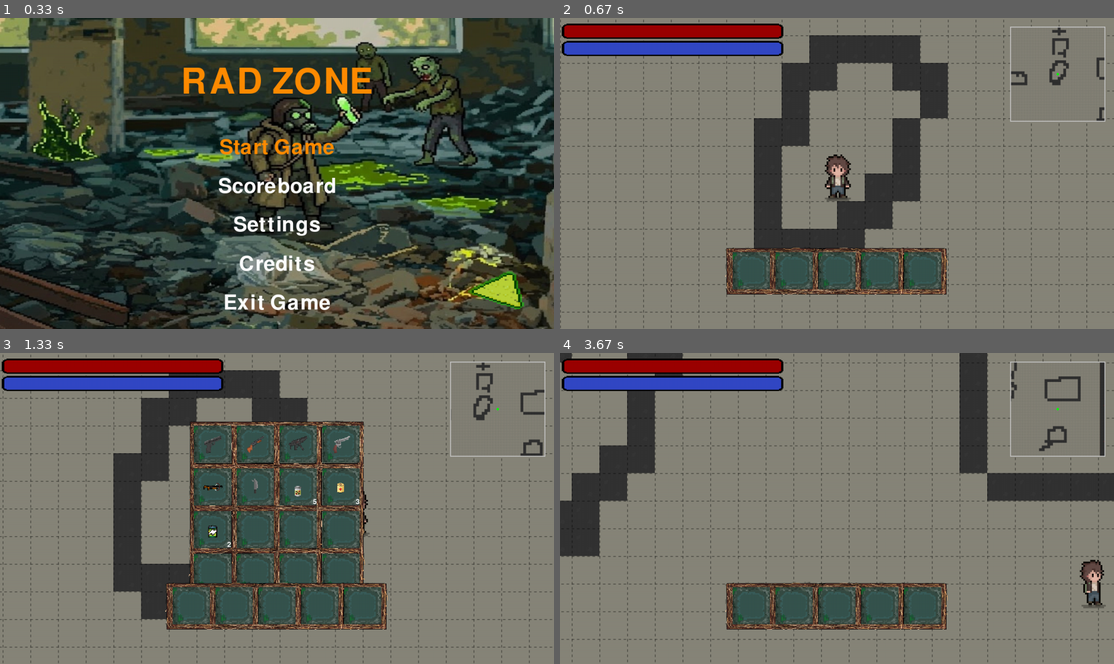
Above: before the commit, frames 1-4 (two rows, left to right).
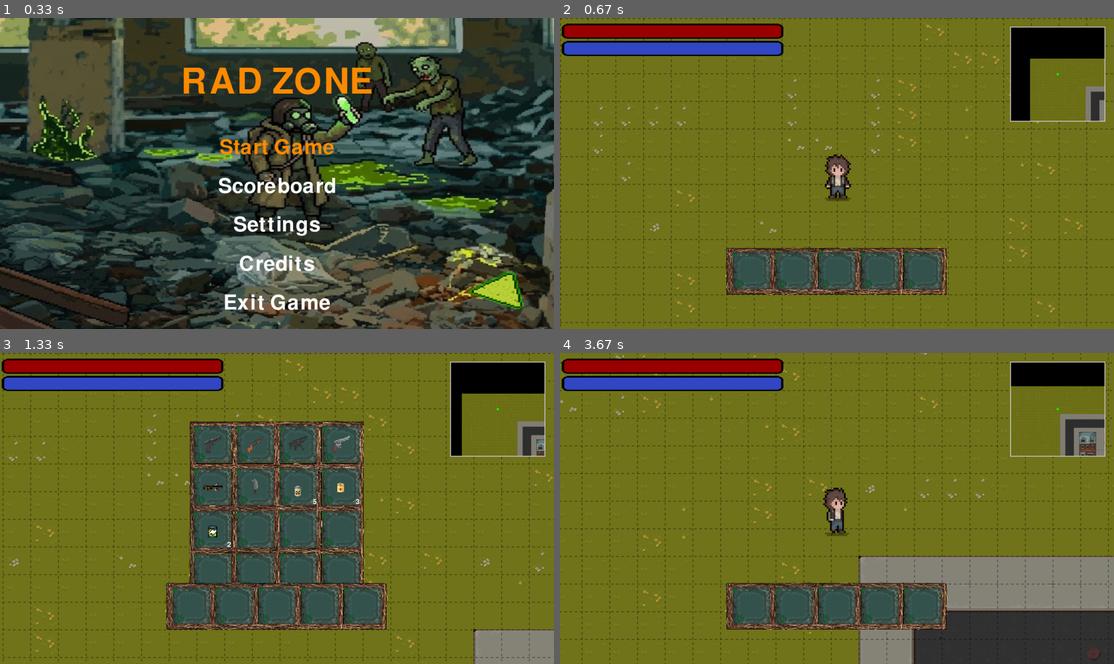
Above: after the commit, the same moments.

Repository: McM4nus/RAD_ZONE_pygame
Game: pygame game, started from RAD ZONE/current version/main.py
Two runs of this game, one before a commit and one after it. Both use one fixed random seed, a clock stepped at 60 frames per second and the inputs below.
Inputs (mouse positions are in pixels of both pictures, inside the frame that each line leads up to):
- Up to frame 1 (0.33 s): no input
- Up to frame 2 (0.67 s): click "Start Game" at 0.38 s
- Up to frame 3 (1.33 s): hold D 0.67-1.13 s; tap E at 1.17 s
- Up to frame 4 (3.67 s): hold S 1.5-1.8 s; tap Z at 1.57, 2.23, 2.53, 2.9, 3.3, 3.6 s; click (770, 443) at 1.88 s; hold D 2.17-2.8 s; hold S 2.83-3.2 s; hold D from 3.23 s (still down); tap E at 3.38 s

Frame 1 is identical in both runs. In frame 2, 89% of the frame differs, in the area x 0-100%, y 0-100%; in frame 3, 72%; in frame 4, 83%.

Commit message:
Fixed player needing to be centered instead of wandering off into the abyss

Diff:
--- a/RAD ZONE/current version/camera.py
+++ b/RAD ZONE/current version/camera.py
@@ -1,20 +1,17 @@
 import pygame
 
 class Camera:
-    def __init__(self, x, y):
-        self._pos = pygame.Vector2(x, y)
+    def __init__(self, screen_w, screen_h):
+        self._offset = pygame.Vector2()
+        self._screen_center = pygame.Vector2(screen_w // 2, screen_h // 2)
 
-    # -------- GETTER --------
+    def update(self, target_pos: pygame.Vector2):
+        # Camera offset = target - center
+        self._offset.x = target_pos.x - self._screen_center.x
+        self._offset.y = target_pos.y - self._screen_center.y
+
+    def apply(self, rect: pygame.Rect) -> pygame.Rect:
+        return rect.move(-self._offset.x, -self._offset.y)
+
     def get_position(self):
-        return self._pos
-
-    # -------- LOGIC --------
-    def update(self, keys, speed, dt):
-        if keys[pygame.K_z]:
-            self._pos.y -= speed * dt
-        if keys[pygame.K_s]:
-            self._pos.y += speed * dt
-        if keys[pygame.K_q]:
-            self._pos.x -= speed * dt
-        if keys[pygame.K_d]:
-            self._pos.x += speed * dt
+        return self._offset
--- a/RAD ZONE/current version/game.py
+++ b/RAD ZONE/current version/game.py
@@ -75,10 +75,8 @@
 
         # Create objects
         self._player = Player(char_surf, char_rect, self.sound)
-        self._camera = Camera(
-            map_surf.get_width() // 2 - char_rect.centerx,
-            map_surf.get_height() // 2 - char_rect.centery
-        )
+        self._camera = Camera(w, h)
+
         self._world = World(map_surf, buildings)
         self._ui = UI(health, stamina, outline)
         self._minimap = Minimap(map_surf, buildings, (w, h))
@@ -229,7 +227,7 @@
             keys = pygame.key.get_pressed()
 
             self._player.update(keys, dt, current_time)
-            self._camera.update(keys, self._player.get_speed(), dt)
+            self._camera.update(pygame.Vector2(self._player.get_rect().center))
 
             # ---- DRAW ----
 
@@ -238,8 +236,9 @@
             self._player.draw(self._screen)
             self._ui.draw(self._screen, self._player.get_stamina())
 
-            player_world_pos = self._camera.get_position() + self._player.get_rect().center
+            player_world_pos = pygame.Vector2(self._player.get_rect().center)
             self._minimap.draw(self._screen, player_world_pos)
+
 
             self._inventory.draw(self._screen)
             self._inventory.handle_hotbar_keys(keys)
--- a/RAD ZONE/current version/minimap.py
+++ b/RAD ZONE/current version/minimap.py
@@ -19,12 +19,13 @@
                 pygame.transform.smoothscale(
                     surf,
                     (int(surf.get_width() * self._zoom),
-                     int(surf.get_height() * self._zoom))
+                    int(surf.get_height() * self._zoom))
                 ),
-                pos
+                pygame.Vector2(pos)   # <-- FIX
             )
             for surf, pos in buildings
         ]
+
 
     def draw(self, screen, player_world_pos):
         self._surf.fill((0, 0, 0))
--- a/RAD ZONE/current version/player.py
+++ b/RAD ZONE/current version/player.py
@@ -5,8 +5,14 @@
 
 class Player:
     def __init__(self, surf, rect, sound):
+
+
+
         self._surf = surf
         self._rect = rect
+
+        self._pos = pygame.Vector2(self._rect.center)
+
         self.sound = sound
         self.animator = Animator("RAD ZONE/current version/Graphics/player")
 
@@ -72,8 +78,10 @@
             velocity = velocity.normalize()
 
         # Move player
-        self._rect.centerx += velocity.x * self._speed * dt
-        self._rect.centery += velocity.y * self._speed * dt
+        # Move in WORLD space
+        self._pos += velocity * self._speed * dt
+        self._rect.center = self._pos
+
 
         # Update animation
         self.animator.update(velocity, dt)
@@ -116,7 +124,7 @@
 
     def draw(self, screen):
         image = self.animator.get_image()
-        rect = image.get_rect(center=self._rect.center)
+        rect = image.get_rect(center=screen.get_rect().center)
         screen.blit(image, rect)
 
 
--- a/RAD ZONE/current version/world.py
+++ b/RAD ZONE/current version/world.py
@@ -4,8 +4,8 @@
         self._buildings = buildings
 
     def draw(self, screen, camera):
-        cam = camera.get_position()
-        screen.blit(self._map, (-cam.x, -cam.y))
+        screen.blit(self._map, -camera.get_position())
 
         for surf, pos in self._buildings:
-            screen.blit(surf, pos - cam)
+            rect = surf.get_rect(topleft=pos)
+            screen.blit(surf, camera.apply(rect))
